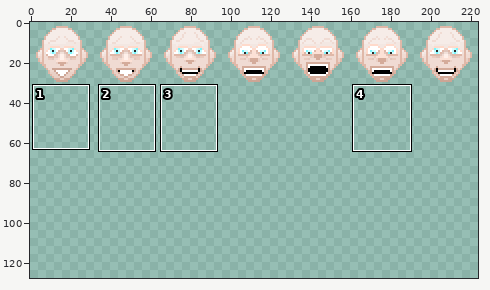
A sprite sheet gets an edit: Resources/Textures/_Impstation/Mobs/Demons/whiteboy.rsi/alive.png. Above, an overview of the earlier version with the close-up marked.
Close-up. Before the edit:
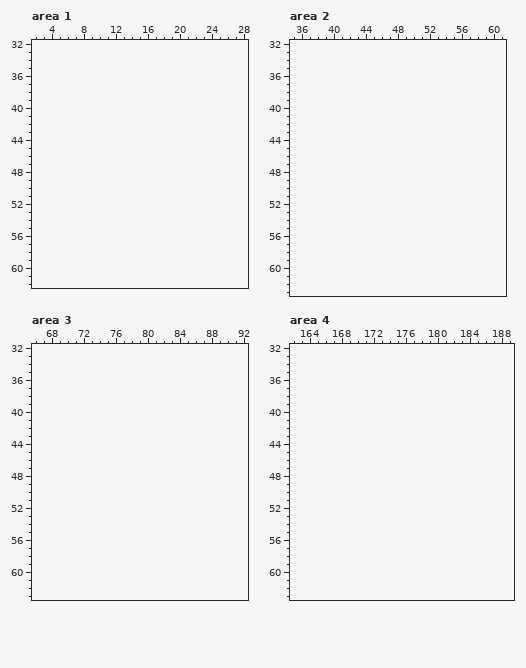
The file is 448x64 pixels, drawn in blocks of 2x2; one block is one cell here. Colours within 5 levels of each other are drawn and written as one. Shown: area 1: x 2..28, y 32..62; area 2: x 35..61, y 32..63; area 3: x 66..92, y 32..63; area 4: x 162..189, y 32..63. The old version is drawn lined up with the new one, on the new canvas. The commit also changed other parts of the picture, which this record leaves out.
The same view after the edit:
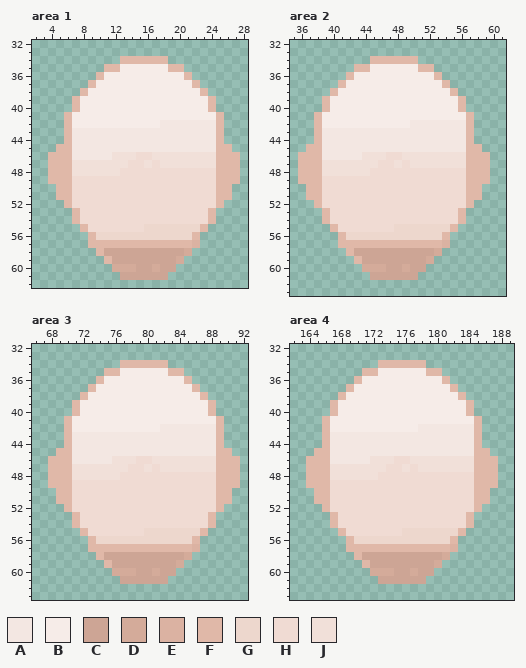
Palette (. is transparent): A #f3e7e2  B #f6ece8  C #cda595  D #d4ab9a  E #dbb2a2  F #e0b8a8  G #edd7cd  H #f0dbd3  J #f1e0d9
Change:
canvas 224x32 -> 224x128
--- area 1
@@ x 2..28 @@
 33 ...........................
-34 ...........................
-35 ...........................
-36 ...........................
-37 ...........................
-38 ...........................
-39 ...........................
-40 ...........................
-41 ...........................
-42 ...........................
-43 ...........................
-44 ...........................
-45 ...........................
-46 ...........................
-47 ...........................
-48 ...........................
-49 ...........................
-50 ...........................
-51 ...........................
-52 ...........................
-53 ...........................
-54 ...........................
-55 ...........................
-56 ...........................
-57 ...........................
-58 ...........................
-59 ...........................
-60 ...........................
-61 ...........................
+34 ...........FFFFFF..........
+35 .........FFBBBBBBFF........
+36 ........FBBBBBBBBBBF.......
+37 .......FBBBBBBBBBBBBF......
+38 ......FBBBBBBBBBBBBBBF.....
+39 .....FBBBBBBBBBBBBBBBBF....
+40 .....FBBBBBBBBBBBBBBBBF....
+41 ....FBBBBBBBBBBBBBBBBBBF...
+42 ....FBBBBBBBBBBBAAAAAAAF...
+43 ....FAAAAAAAAAAAAAAAAAAF...
+44 ....FAAAAAAAAAAAAAAAAAAF...
+45 ...FFAAAAAAAAAAAAAAAAAAFF..
+46 ..FFFAAAAAJJJHHJJJJJJJJFFF.
+47 ..FFFJJJJJJJHHJHJJJJJJJFFF.
+48 ..FFFJJJJJJHHHHHHHHHHHHFFF.
+49 ..FFFHHHHHHHHHHHHHHHHHHFFF.
+50 ...FFHHHHHHHHHHHHHHHHHHFF..
+51 ...FFHHHHHHHHHHHHHHHHHHFF..
+52 ....FHHHHHHHHHHHHHHHHHHF...
+53 .....FHHHHHHHHHHHHHHHHF....
+54 .....FHHHHHHHHHHHHHHHHF....
+55 ......FHHHHHHHGGGGGGGF.....
+56 .......FGGGGGGGGGGGGF......
+57 .......FFFFFFFFFFFFFE......
+58 ........FCCCCCCCCCCD.......
+59 .........FCCCCCCCCD........
+60 ..........DDDCCDCC.........
+61 ...........CCCCCC..........
 62 ...........................
--- area 2
@@ x 35..61 @@
 33 ...........................
-34 ...........................
-35 ...........................
-36 ...........................
-37 ...........................
-38 ...........................
-39 ...........................
-40 ...........................
-41 ...........................
-42 ...........................
-43 ...........................
-44 ...........................
-45 ...........................
-46 ...........................
-47 ...........................
-48 ...........................
-49 ...........................
-50 ...........................
-51 ...........................
-52 ...........................
-53 ...........................
-54 ...........................
-55 ...........................
-56 ...........................
-57 ...........................
-58 ...........................
-59 ...........................
-60 ...........................
-61 ...........................
+34 ..........FFFFFF...........
+35 ........FFBBBBBBFF.........
+36 .......FBBBBBBBBBBF........
+37 ......FBBBBBBBBBBBBF.......
+38 .....FBBBBBBBBBBBBBBF......
+39 ....FBBBBBBBBBBBBBBBBF.....
+40 ....FBBBBBBBBBBBBBBBBF.....
+41 ...FBBBBBBBBBBBBBBBBBBF....
+42 ...FBBBBBBBBBBBAAAAAAAF....
+43 ...FAAAAAAAAAAAAAAAAAAF....
+44 ...FAAAAAAAAAAAAAAAAAAF....
+45 ..FFAAAAAAAAAAAAAAAAAAFF...
+46 .FFFAAAAAJJJHHJJJJJJJJFFF..
+47 .FFFJJJJJJJHHJHJJJJJJJFFF..
+48 .FFFJJJJJJHHHHHHHHHHHHFFF..
+49 .FFFHHHHHHHHHHHHHHHHHHFFF..
+50 ..FFHHHHHHHHHHHHHHHHHHFF...
+51 ..FFHHHHHHHHHHHHHHHHHHFF...
+52 ...FHHHHHHHHHHHHHHHHHHF....
+53 ....FHHHHHHHHHHHHHHHHF.....
+54 ....FHHHHHHHHHHHHHHHHF.....
+55 .....FHHHHHHHGGGGGGGF......
+56 ......FGGGGGGGGGGGGF.......
+57 ......FFFFFFFFFFFFFE.......
+58 .......FCCCCCCCCCCD........
+59 ........FCCCCCCCCD.........
+60 .........DDDCCDCC..........
+61 ..........CCCCCC...........
 62 ...........................
--- area 3
@@ x 66..92 @@
 33 ...........................
-34 ...........................
-35 ...........................
-36 ...........................
-37 ...........................
-38 ...........................
-39 ...........................
-40 ...........................
-41 ...........................
-42 ...........................
-43 ...........................
-44 ...........................
-45 ...........................
-46 ...........................
-47 ...........................
-48 ...........................
-49 ...........................
-50 ...........................
-51 ...........................
-52 ...........................
-53 ...........................
-54 ...........................
-55 ...........................
-56 ...........................
-57 ...........................
-58 ...........................
-59 ...........................
-60 ...........................
-61 ...........................
+34 ...........FFFFFF..........
+35 .........FFBBBBBBFF........
+36 ........FBBBBBBBBBBF.......
+37 .......FBBBBBBBBBBBBF......
+38 ......FBBBBBBBBBBBBBBF.....
+39 .....FBBBBBBBBBBBBBBBBF....
+40 .....FBBBBBBBBBBBBBBBBF....
+41 ....FBBBBBBBBBBBBBBBBBBF...
+42 ....FBBBBBBBBBBBAAAAAAAF...
+43 ....FAAAAAAAAAAAAAAAAAAF...
+44 ....FAAAAAAAAAAAAAAAAAAF...
+45 ...FFAAAAAAAAAAAAAAAAAAFF..
+46 ..FFFAAAAAJJJHHJJJJJJJJFFF.
+47 ..FFFJJJJJJJHHJHJJJJJJJFFF.
+48 ..FFFJJJJJJHHHHHHHHHHHHFFF.
+49 ..FFFHHHHHHHHHHHHHHHHHHFFF.
+50 ...FFHHHHHHHHHHHHHHHHHHFF..
+51 ...FFHHHHHHHHHHHHHHHHHHFF..
+52 ....FHHHHHHHHHHHHHHHHHHF...
+53 .....FHHHHHHHHHHHHHHHHF....
+54 .....FHHHHHHHHHHHHHHHHF....
+55 ......FHHHHHHHGGGGGGGF.....
+56 .......FGGGGGGGGGGGGF......
+57 .......FFFFFFFFFFFFFE......
+58 ........FCCCCCCCCCCD.......
+59 .........FCCCCCCCCD........
+60 ..........DDDCCDCC.........
+61 ...........CCCCCC..........
 62 ...........................
--- area 4
@@ x 162..189 @@
 33 ............................
-34 ............................
-35 ............................
-36 ............................
-37 ............................
-38 ............................
-39 ............................
-40 ............................
-41 ............................
-42 ............................
-43 ............................
-44 ............................
-45 ............................
-46 ............................
-47 ............................
-48 ............................
-49 ............................
-50 ............................
-51 ............................
-52 ............................
-53 ............................
-54 ............................
-55 ............................
-56 ............................
-57 ............................
-58 ............................
-59 ............................
-60 ............................
-61 ............................
+34 ...........FFFFFF...........
+35 .........FFBBBBBBFF.........
+36 ........FBBBBBBBBBBF........
+37 .......FBBBBBBBBBBBBF.......
+38 ......FBBBBBBBBBBBBBBF......
+39 .....FBBBBBBBBBBBBBBBBF.....
+40 .....FBBBBBBBBBBBBBBBBF.....
+41 ....FBBBBBBBBBBBBBBBBBBF....
+42 ....FBBBBBBBBBBBAAAAAAAF....
+43 ....FAAAAAAAAAAAAAAAAAAF....
+44 ....FAAAAAAAAAAAAAAAAAAF....
+45 ...FFAAAAAAAAAAAAAAAAAAFF...
+46 ..FFFAAAAAJJJHHJJJJJJJJFFF..
+47 ..FFFJJJJJJJHHJHJJJJJJJFFF..
+48 ..FFFJJJJJJHHHHHHHHHHHHFFF..
+49 ..FFFHHHHHHHHHHHHHHHHHHFFF..
+50 ...FFHHHHHHHHHHHHHHHHHHFF...
+51 ...FFHHHHHHHHHHHHHHHHHHFF...
+52 ....FHHHHHHHHHHHHHHHHHHF....
+53 .....FHHHHHHHHHHHHHHHHF.....
+54 .....FHHHHHHHHHHHHHHHHF.....
+55 ......FHHHHHHHGGGGGGGF......
+56 .......FGGGGGGGGGGGGF.......
+57 .......FFFFFFFFFFFFFE.......
+58 ........FCCCCCCCCCCD........
+59 .........FCCCCCCCCD.........
+60 ..........DDDCCDCC..........
+61 ...........CCCCCC...........
 62 ............................
Changed places in both close-ups, as pixel boxes (x1, y1, x2, y2):
added: (48, 56, 240, 280)
added: (298, 56, 490, 280)
added: (48, 360, 240, 584)
added: (306, 360, 498, 584)
